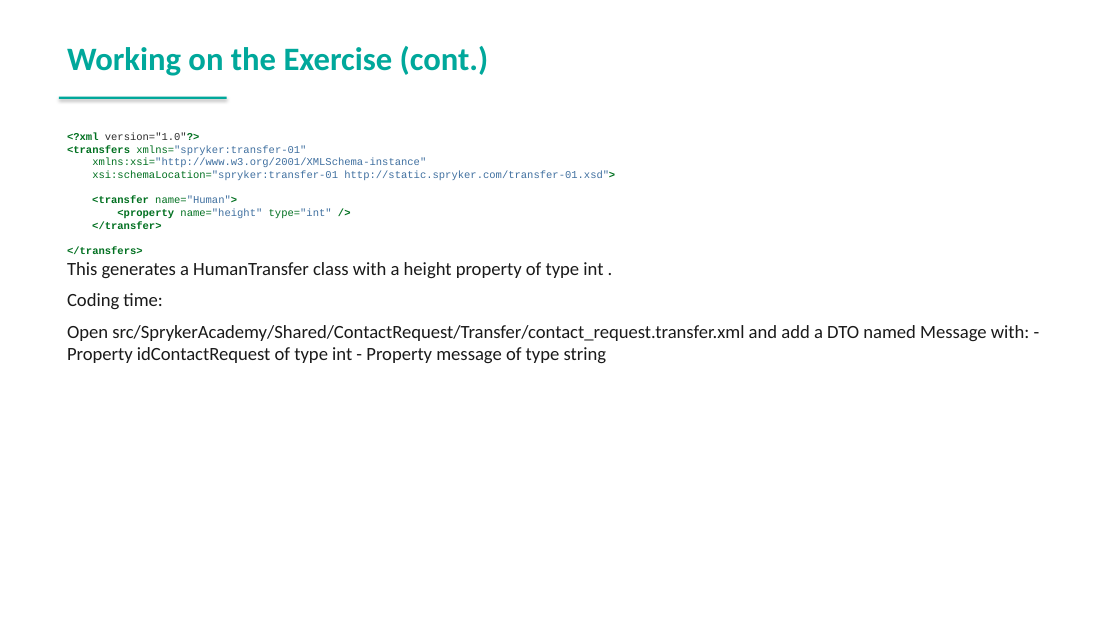
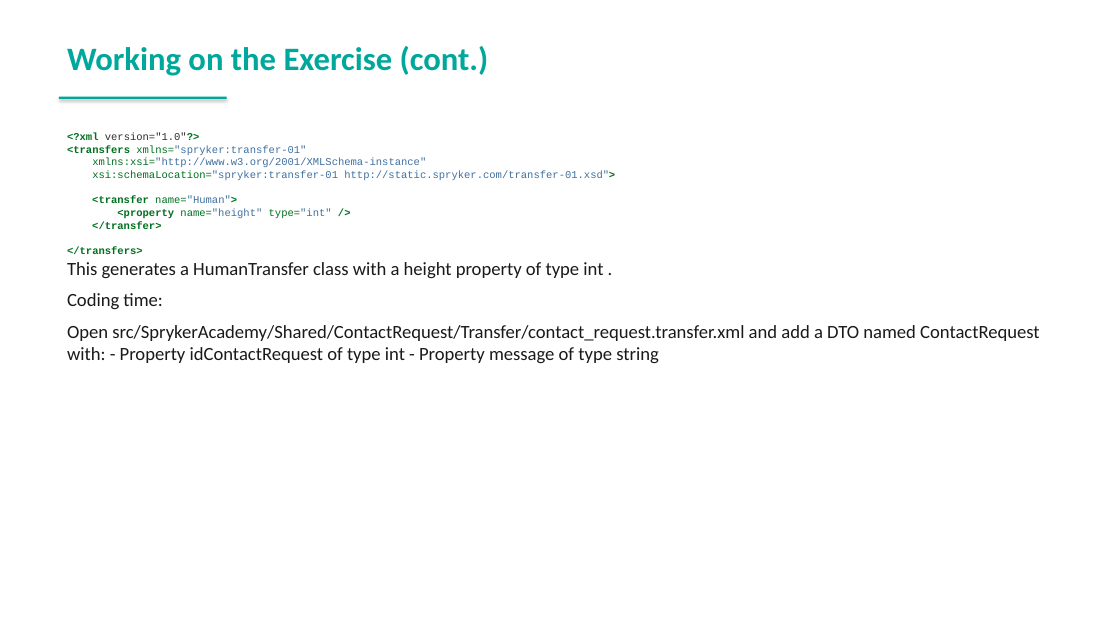
Before and after one commit to spryker-academy/instructor-exercises, a slide deck: slide 82 of guides-pptx/spryker-academy-fundamental.pptx. Drawn at 1120x630 pixels with LibreOffice and Linux fonts; fonts in the diff are those of the drawing. Boxes give left, top, right and bottom in pixels: in the first picture for what was removed or moved away, otherwise in the second. Text is boxed around its words. In the diff, an @@ line names an element or a change of style, - is before the commit and + after.

Commit message:
fix: regenerate PowerPoint guides from updated HTML
- Synced spryker-academy-fundamental.pptx with HTML guides
- Synced spryker-academy-professional.pptx with HTML guides

```diff
--- a/guides-pptx/spryker-academy-fundamental.pptx
+++ b/guides-pptx/spryker-academy-fundamental.pptx
@@ text at (x1=67, y1=325, x2=1039, y2=363): text changed @@
-Open src/SprykerAcademy/Shared/ContactRequest/Transfer/contact_request.transfer.xml and add a DTO named Message with: - Property idContactRequest of type int - Property message of type string
+Open src/SprykerAcademy/Shared/ContactRequest/Transfer/contact_request.transfer.xml and add a DTO named ContactRequest with: - Property idContactRequest of type int - Property message of type string
```
Also in this commit, not shown: 9 other slides changed, 1 slide added, 1 other file.
